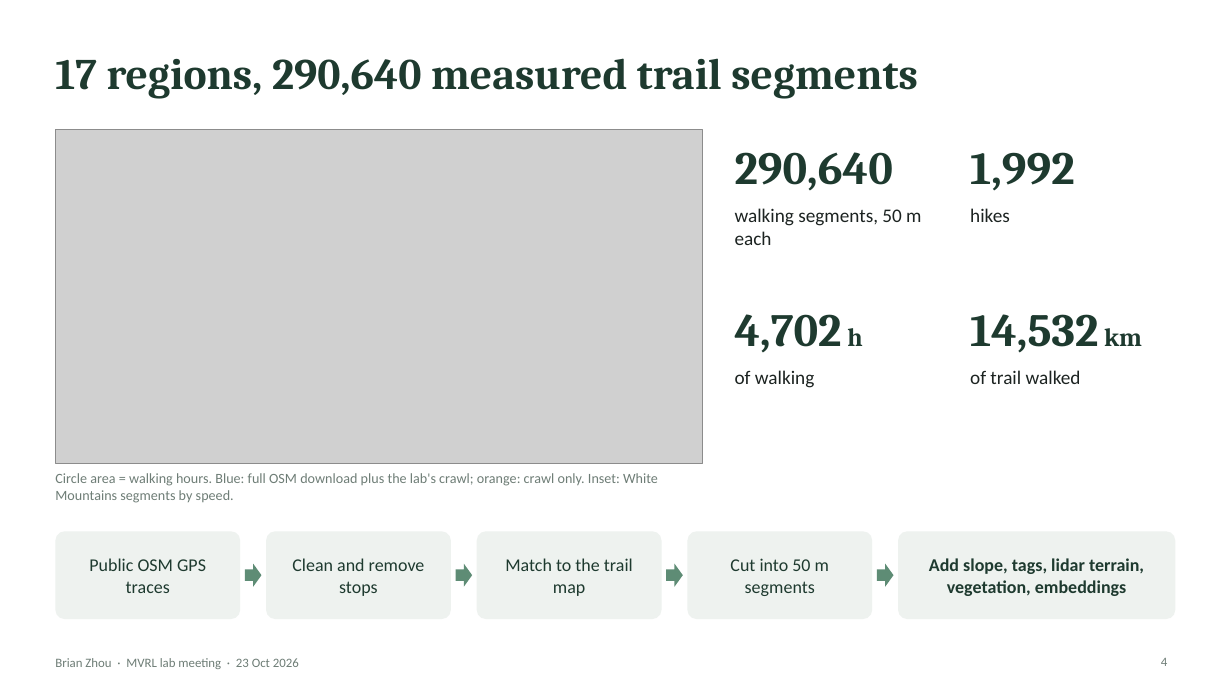
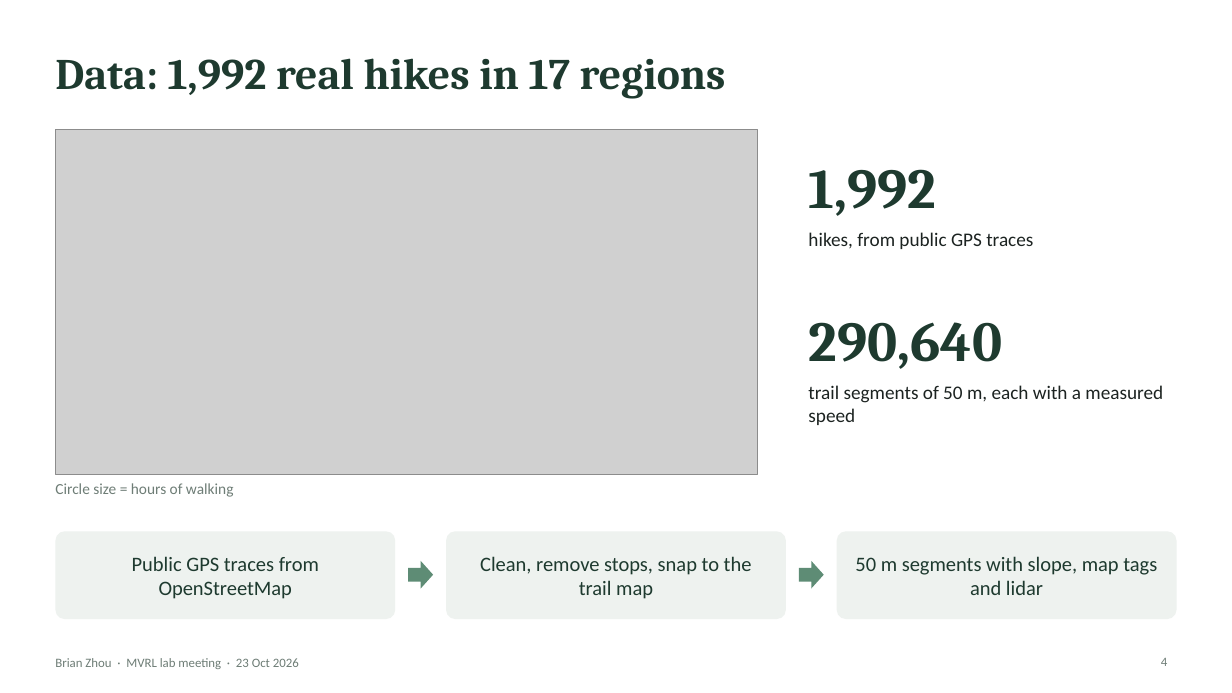
Before and after one commit to Brian24NX/GeoAI, a slide deck: slide 4 of meeting_plots/oct23_lab/Zhou_LabMeeting_23Oct.pptx. Drawn at 1232x693 pixels with LibreOffice and Linux fonts; fonts in the diff are those of the drawing; grey boxes stand for pictures. Boxes give left, top, right and bottom in pixels: in the first picture for what was removed or moved away, otherwise in the second. Text is boxed around its words. In the diff, an @@ line names an element or a change of style, - is before the commit and + after.

```diff
--- a/meeting_plots/oct23_lab/Zhou_LabMeeting_23Oct.pptx
+++ b/meeting_plots/oct23_lab/Zhou_LabMeeting_23Oct.pptx
@@ title at (55, 58, 726, 99): text changed @@
-17 regions, 290,640 measured trail segments
+Data: 1,992 real hikes in 17 regions
@@ picture: place and size @@
-picture at (55, 129, 702, 463)
+picture at (55, 129, 758, 474)
@@ text "1,992": place and size @@
-text "1,992" at (970, 152, 1075, 191)
+text "1,992" at (808, 169, 936, 216)
@@ text "1,992" at (808, 169, 936, 216): size 36 to 44 pt @@
@@ text removed at (735, 208, 921, 245) @@
-walking segments, 50 m each
@@ text removed at (970, 208, 1010, 222) @@
-hikes
@@ text added at (808, 232, 1033, 249), 15 pt, text #1C2321 @@
+hikes, from public GPS traces
@@ text removed at (735, 314, 862, 352) @@
-4,702 h
@@ text "290,640" at (808, 322, 1002, 369): size 36 to 44 pt @@
@@ text "290,640": place and size @@
-text "290,640" at (735, 152, 893, 190)
+text "290,640" at (808, 322, 1002, 369)
@@ text removed at (970, 314, 1142, 353) @@
-14,532 km
@@ text removed at (735, 370, 814, 388) @@
-of walking
@@ text added at (808, 385, 1163, 425), 15 pt, text #1C2321 @@
+trail segments of 50 m, each with a measured speed
@@ text removed at (970, 370, 1081, 384) @@
-of trail walked
@@ text at (55, 483, 234, 497): text changed; size 11 to 12 pt @@
-Circle area = walking hours. Blue: full OSM download plus the lab's crawl; orange: crawl only. Inset: White Mountains segments by speed.
+Circle size = hours of walking
@@ rounded rectangle: place and size @@
-rounded rectangle at (55, 531, 240, 619)
+rounded rectangle at (55, 531, 396, 619)
@@ rounded rectangle removed at (266, 531, 451, 619) @@
@@ rounded rectangle: place and size @@
-rounded rectangle at (477, 531, 662, 619)
+rounded rectangle at (446, 531, 787, 619)
@@ rounded rectangle removed at (688, 531, 872, 619) @@
@@ rounded rectangle: place and size @@
-rounded rectangle at (898, 531, 1176, 619)
+rounded rectangle at (837, 531, 1177, 619)
@@ text at (132, 556, 319, 599): text changed; size 14 to 16 pt @@
-Public OSM GPS traces
+Public GPS traces from OpenStreetMap
@@ right arrow removed at (245, 564, 262, 587) @@
@@ text removed at (292, 558, 425, 596) @@
-Clean and remove stops
@@ right arrow: place and size @@
-right arrow at (456, 564, 472, 587)
+right arrow at (409, 561, 433, 589)
@@ text at (480, 556, 752, 599): text changed; size 14 to 16 pt @@
-Match to the trail map
+Clean, remove stops, snap to the trail map
@@ right arrow removed at (666, 564, 683, 587) @@
@@ text removed at (730, 558, 829, 596) @@
-Cut into 50 m segments
@@ right arrow: place and size @@
-right arrow at (877, 564, 894, 587)
+right arrow at (799, 561, 824, 589)
@@ text at (855, 556, 1157, 595): text changed; size 14 to 16 pt; bold off @@
-Add slope, tags, lidar terrain, vegetation, embeddings
+50 m segments with slope, map tags and lidar
```
Also in this commit, not shown: 5 other slides changed, 1 slide added, 1 slide removed, 9 other files.
